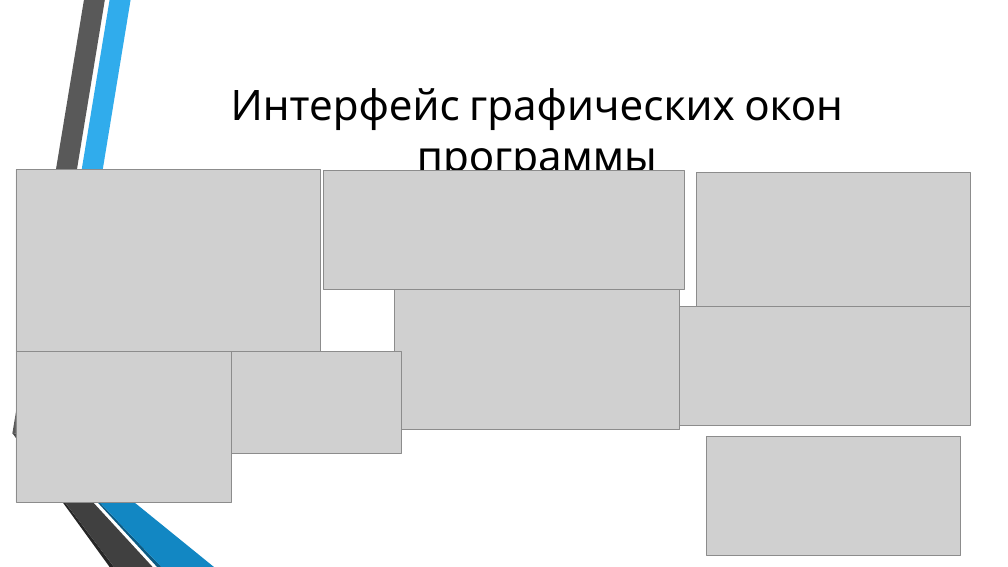
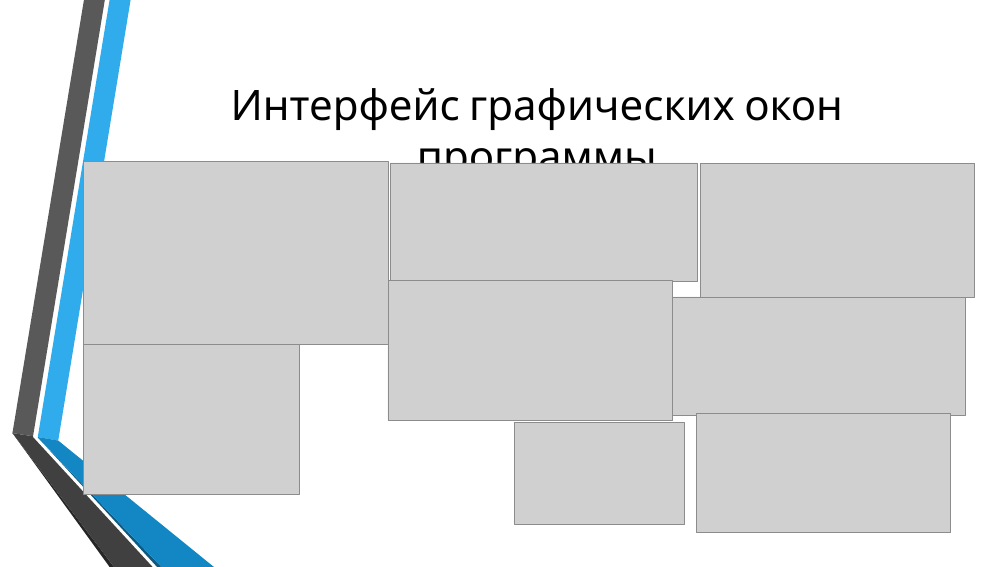
Before and after one commit to prog-kkkmt/pdp-p2-16, a slide deck: slide 7 of Почоев Презентация.pptx. Drawn at 1008x567 pixels with LibreOffice and Linux fonts; fonts in the diff are those of the drawing; grey boxes stand for pictures; background and template pictures are left out. Boxes give left, top, right and bottom in pixels: in the first picture for what was removed or moved away, otherwise in the second. Text is boxed around its words. In the diff, an @@ line names an element or a change of style, - is before the commit and + after.

```diff
--- a/Почоев Презентация.pptx
+++ b/Почоев Презентация.pptx
@@ picture: place and size @@
-picture at [16,169,320,352]
+picture at [84,162,388,344]
@@ picture: place and size @@
-picture at [323,171,684,290]
+picture at [391,163,697,282]
@@ picture: place and size @@
-picture at [696,173,970,307]
+picture at [700,163,974,297]
@@ picture: place and size @@
-picture at [395,290,679,430]
+picture at [388,281,672,420]
@@ picture: place and size @@
-picture at [678,307,971,426]
+picture at [672,297,966,416]
@@ picture: place and size @@
-picture at [16,352,231,502]
+picture at [84,344,299,495]
@@ picture: place and size @@
-picture at [706,436,960,555]
+picture at [696,414,951,532]
@@ picture: place and size @@
-picture at [231,352,401,454]
+picture at [515,422,684,524]
```
Also in this commit, not shown: 2 other slides changed, 2 other files.
